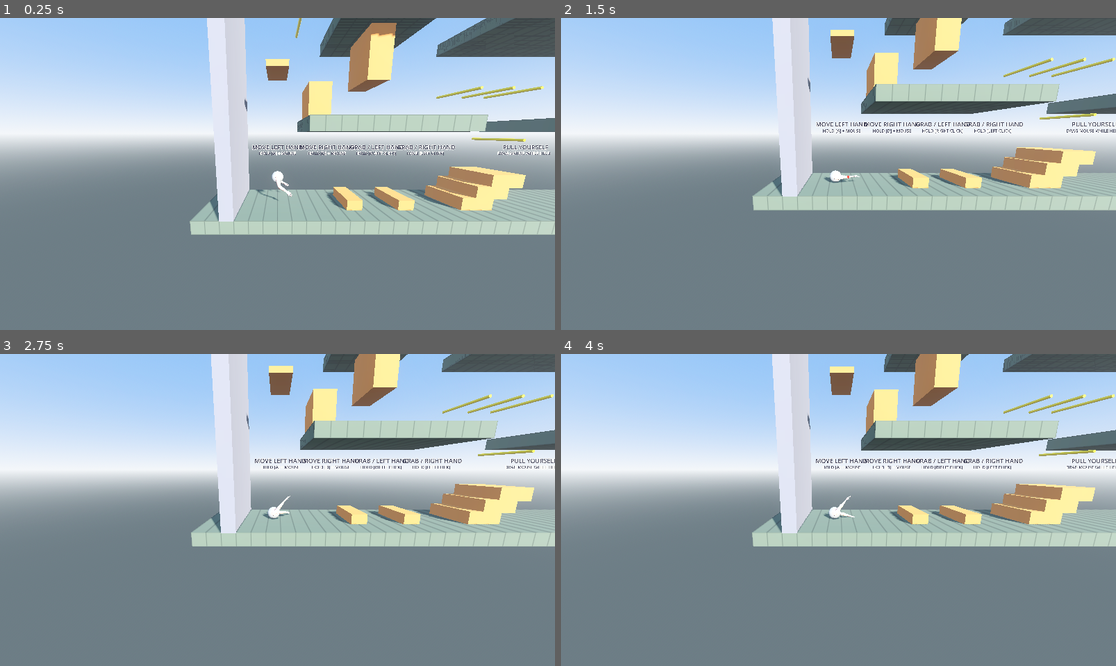
Above: before the commit, frames 1-4 (two rows, left to right).
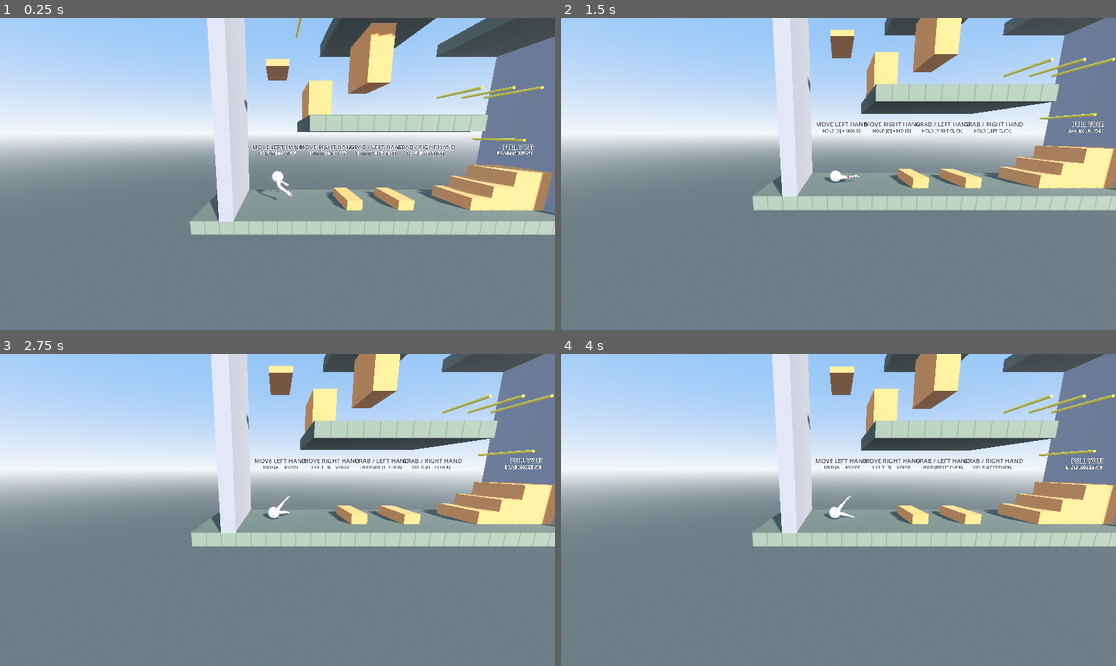
Above: after the commit, the same moments.

Repository: AnuragVinodh/arm-guy-game
Game: Godot game, scene res://scenes/levels/tutorial_level.tscn
Two runs of this game, one before a commit and one after it. Both use one fixed random seed, a clock stepped at 60 frames per second and the inputs below.
Inputs (mouse positions are in pixels of both pictures, inside the frame that each line leads up to):
- Up to frame 1 (0.25 s): no input
- Up to frame 2 (1.5 s): move the mouse to (960, 158) at 0.52 s; hold D 0.53-1.25 s; click (960, 158) at 0.67 s; drag from (727, 189) to (810, 236) at 1.27 s
- Up to frame 3 (2.75 s): move the mouse to (333, 441) at 2.02 s; hold D from 2.03 s (still down)
- Up to frame 4 (4 s): release D at 2.75 s; drag from (810, 572) to (672, 463) at 2.77 s; move the mouse to (1005, 556) at 3.52 s; hold A from 3.53 s (still down)

The runs differ from the first frame. In frame 1, 9.7% of the frame differs, in the area x 34-100%, y 6-66%; in frame 2, 7.9%; in frame 3, 8.0%; in frame 4, 8.0%.

Commit message:
collision and shader fixes

Diff:
--- a/scenes/levels/grid_ground.gdshader
+++ b/scenes/levels/grid_ground.gdshader
@@ -19,7 +19,7 @@
 void fragment() {
 	// Grid is drawn on the X-Y plane (the faces the side-on camera sees).
 	vec2 coord = world_pos.xy / grid_size;
-	vec2 g = abs(fract(coord - 0.5) - 0.5) / fwidth(coord);
+	vec2 g = abs(fract(coord - 0.5) - 0.5) / max(fwidth(coord), vec2(1e-4));
 	float line = 1.0 - min(min(g.x, g.y), 1.0);
 	ALBEDO = mix(base_color, line_color, line);
 	ROUGHNESS = roughness_val;
--- a/scenes/levels/tutorial_level.tscn
+++ b/scenes/levels/tutorial_level.tscn
@@ -59,11 +59,11 @@
 [sub_resource type="BoxShape3D" id="Shp_Floor2L"]
 size = Vector3(11, 1, 8)
 
-[sub_resource type="BoxMesh" id="Box_Floor2R"]
-size = Vector3(12, 1, 8)
-
-[sub_resource type="BoxShape3D" id="Shp_Floor2R"]
-size = Vector3(12, 1, 8)
+[sub_resource type="BoxMesh" id="BoxMesh_jcy27"]
+size = Vector3(9, 1, 8)
+
+[sub_resource type="BoxShape3D" id="BoxShape3D_xl0d0"]
+size = Vector3(9, 1, 8)
 
 [sub_resource type="BoxMesh" id="Box_Floor3A"]
 size = Vector3(6, 1, 8)
@@ -87,10 +87,25 @@
 albedo_color = Color(0.42, 0.42, 0.47, 1)
 roughness = 0.9
 
+[sub_resource type="BoxMesh" id="BoxMesh_61odd"]
+size = Vector3(1, 13, 8)
+
+[sub_resource type="BoxShape3D" id="Shp_LeftWall"]
+size = Vector3(1, 13, 8)
+
+[sub_resource type="BoxMesh" id="BoxMesh_6jffa"]
+size = Vector3(1, 5, 8)
+
+[sub_resource type="BoxShape3D" id="BoxShape3D_61odd"]
+size = Vector3(1, 5, 8)
+
 [sub_resource type="BoxMesh" id="Box_LeftWall"]
 size = Vector3(1, 24, 8)
 
-[sub_resource type="BoxShape3D" id="Shp_LeftWall"]
+[sub_resource type="BoxShape3D" id="BoxShape3D_6jffa"]
+size = Vector3(1, 24, 8)
+
+[sub_resource type="BoxShape3D" id="BoxShape3D_jcy27"]
 size = Vector3(1, 24, 8)
 
 [sub_resource type="BoxMesh" id="Box_FinalRightWall"]
@@ -110,10 +125,34 @@
 size = Vector3(1.2, 0.8, 4)
 
 [sub_resource type="BoxMesh" id="Box_Climb"]
-size = Vector3(2.4, 1, 4)
+size = Vector3(3, 1, 4)
 
 [sub_resource type="BoxShape3D" id="Shp_Climb"]
-size = Vector3(2.4, 1, 4)
+size = Vector3(3, 1, 4)
+
+[sub_resource type="BoxMesh" id="BoxMesh_8r123"]
+size = Vector3(3, 3, 4)
+
+[sub_resource type="BoxShape3D" id="BoxShape3D_bmrm0"]
+size = Vector3(3, 3, 4)
+
+[sub_resource type="BoxMesh" id="BoxMesh_xl0d0"]
+size = Vector3(1.6, 2.5, 4)
+
+[sub_resource type="BoxShape3D" id="BoxShape3D_8r123"]
+size = Vector3(1.6, 2.5, 4)
+
+[sub_resource type="BoxMesh" id="BoxMesh_bmrm0"]
+size = Vector3(1.6, 7, 4)
+
+[sub_resource type="BoxShape3D" id="BoxShape3D_77k6j"]
+size = Vector3(1.6, 7, 4)
+
+[sub_resource type="BoxMesh" id="BoxMesh_d0g56"]
+size = Vector3(1.6, 4, 4)
+
+[sub_resource type="BoxShape3D" id="BoxShape3D_gs1om"]
+size = Vector3(1.6, 4, 4)
 
 [sub_resource type="BoxMesh" id="Box_Ledge"]
 size = Vector3(1.6, 0.4, 4)
@@ -197,15 +236,16 @@
 shape = SubResource("Shp_Floor2L")
 
 [node name="Floor2R" type="StaticBody3D" parent="Terrain"]
-transform = Transform3D(1, 0, 0, 0, 1, 0, 0, 0, 1, 25, 6.5, 0)
+transform = Transform3D(1, 0, 0, 0, 1, 0, 0, 0, 1, 25.475027, 6.5, 0)
 
 [node name="MeshInstance3D" type="MeshInstance3D" parent="Terrain/Floor2R"]
-transform = Transform3D(0.885347, 0, 0, 0, 1, 0, 0, 0, 1, 0.7279663, 0, 0)
+transform = Transform3D(1, 0, 0, 0, 1, 0, 0, 0, 1, 0.7279663, 0, 0)
 material_override = SubResource("Mat_ground")
-mesh = SubResource("Box_Floor2R")
+mesh = SubResource("BoxMesh_jcy27")
 
 [node name="CollisionShape3D" type="CollisionShape3D" parent="Terrain/Floor2R"]
-shape = SubResource("Shp_Floor2R")
+transform = Transform3D(1, 0, 0, 0, 1, 0, 0, 0, 1, 0.7279663, 0, 0)
+shape = SubResource("BoxShape3D_xl0d0")
 
 [node name="Floor3A" type="StaticBody3D" parent="Terrain"]
 transform = Transform3D(1, 0, 0, 0, 1, 0, 0, 0, 1, 7, 13.5, 0)
@@ -237,47 +277,47 @@
 [node name="CollisionShape3D" type="CollisionShape3D" parent="Terrain/FinalFloor"]
 shape = SubResource("Shp_FinalFloor")
 
+[node name="LeftWall2" type="StaticBody3D" parent="Terrain"]
+transform = Transform3D(1, 0, 0, 0, 1, 0, 0, 0, 1, 21.21938, 6.486227, 0)
+
+[node name="MeshInstance3D" type="MeshInstance3D" parent="Terrain/LeftWall2"]
+material_override = SubResource("Mat_wall")
+mesh = SubResource("BoxMesh_61odd")
+
+[node name="CollisionShape3D" type="CollisionShape3D" parent="Terrain/LeftWall2"]
+shape = SubResource("Shp_LeftWall")
+
+[node name="LeftWall3" type="StaticBody3D" parent="Terrain"]
+transform = Transform3D(1, 0, 0, 0, 1, 0, 0, 0, 1, 39.519, 2.5, 0)
+
+[node name="MeshInstance3D" type="MeshInstance3D" parent="Terrain/LeftWall3"]
+material_override = SubResource("Mat_wall")
+mesh = SubResource("BoxMesh_6jffa")
+skeleton = NodePath("../../LeftWall3")
+
+[node name="CollisionShape3D" type="CollisionShape3D" parent="Terrain/LeftWall3"]
+shape = SubResource("BoxShape3D_61odd")
+
+[node name="LeftWall4" type="StaticBody3D" parent="Terrain"]
+transform = Transform3D(1, 0, 0, 0, 1, 0, 0, 0, 1, 39.8155, 23.921402, 0)
+
+[node name="MeshInstance3D" type="MeshInstance3D" parent="Terrain/LeftWall4"]
+material_override = SubResource("Mat_wall")
+mesh = SubResource("Box_LeftWall")
+skeleton = NodePath("../../LeftWall4")
+
+[node name="CollisionShape3D" type="CollisionShape3D" parent="Terrain/LeftWall4"]
+shape = SubResource("BoxShape3D_6jffa")
+
 [node name="LeftWall" type="StaticBody3D" parent="Terrain"]
 transform = Transform3D(1, 0, 0, 0, 1, 0, 0, 0, 1, -3.5, 11.960701, 0)
-
-[node name="LeftWall" type="StaticBody3D" parent="Terrain/LeftWall"]
-transform = Transform3D(1, 0, 0, 0, 1, 0, 0, 0, 1, 43.3155, 11.960701, 0)
-
-[node name="MeshInstance3D" type="MeshInstance3D" parent="Terrain/LeftWall/LeftWall"]
-material_override = SubResource("Mat_wall")
-mesh = SubResource("Box_LeftWall")
-
-[node name="CollisionShape3D" type="CollisionShape3D" parent="Terrain/LeftWall/LeftWall"]
-shape = SubResource("Shp_LeftWall")
-
-[node name="LeftWall" type="StaticBody3D" parent="Terrain/LeftWall/LeftWall"]
-transform = Transform3D(1, 0, 0, 0, 1, 0, 0, 0, 1, 1.7977753, -31.421562, 0)
-
-[node name="MeshInstance3D" type="MeshInstance3D" parent="Terrain/LeftWall/LeftWall/LeftWall"]
-transform = Transform3D(1, 0, 0, 0, 0.2510236, 0, 0, 0, 1.0163167, -2.0759048, 10.031691, 0)
-material_override = SubResource("Mat_wall")
-mesh = SubResource("Box_LeftWall")
-
-[node name="CollisionShape3D" type="CollisionShape3D" parent="Terrain/LeftWall/LeftWall/LeftWall"]
-shape = SubResource("Shp_LeftWall")
-
-[node name="LeftWall" type="StaticBody3D" parent="Terrain/LeftWall/LeftWall/LeftWall"]
-transform = Transform3D(1, 0, 0, 0, 1, 0, 0, 0, 1, -8.311859, 6.4230003, 0)
-
-[node name="MeshInstance3D" type="MeshInstance3D" parent="Terrain/LeftWall/LeftWall/LeftWall/LeftWall"]
-transform = Transform3D(1, 0, 0, 0, 0.3875189, 0, 0, 0, 1.0163167, -2.0759048, 10.031691, 0)
-material_override = SubResource("Mat_wall")
-mesh = SubResource("Box_LeftWall")
-
-[node name="CollisionShape3D" type="CollisionShape3D" parent="Terrain/LeftWall/LeftWall/LeftWall/LeftWall"]
-shape = SubResource("Shp_LeftWall")
 
 [node name="MeshInstance3D" type="MeshInstance3D" parent="Terrain/LeftWall"]
 material_override = SubResource("Mat_wall")
 mesh = SubResource("Box_LeftWall")
 
 [node name="CollisionShape3D" type="CollisionShape3D" parent="Terrain/LeftWall"]
-shape = SubResource("Shp_LeftWall")
+shape = SubResource("BoxShape3D_jcy27")
 
 [node name="FinalRightWall" type="StaticBody3D" parent="Terrain"]
 transform = Transform3D(1, 0, 0, 0, 1, 0, 0, 0, 1, 55.5, 14, 0)
@@ -292,7 +332,7 @@
 [node name="Obstacles" type="Node3D" parent="."]
 
 [node name="Bump1" type="StaticBody3D" parent="Obstacles"]
-transform = Transform3D(1, 0, 0, 0, 1, 0, 0, 0, 1, 6, 0.4, 0)
+transform = Transform3D(1, 0, 0, 0, 1, 0, 0, 0, 1, 6, 0.39, 0)
 
 [node name="MeshInstance3D" type="MeshInstance3D" parent="Obstacles/Bump1"]
 material_override = SubResource("Mat_ledge")
@@ -302,7 +342,7 @@
 shape = SubResource("Shp_Bump")
 
 [node name="Bump2" type="StaticBody3D" parent="Obstacles"]
-transform = Transform3D(1, 0, 0, 0, 1, 0, 0, 0, 1, 10, 0.4, 0)
+transform = Transform3D(1, 0, 0, 0, 1, 0, 0, 0, 1, 10, 0.39, 0)
 
 [node name="MeshInstance3D" type="MeshInstance3D" parent="Obstacles/Bump2"]
 material_override = SubResource("Mat_ledge")
@@ -312,7 +352,7 @@
 shape = SubResource("Shp_Bump")
 
 [node name="Climb1" type="StaticBody3D" parent="Obstacles"]
-transform = Transform3D(1, 0, 0, 0, 1, 0, 0, 0, 1, 15.5, 0.5, 0)
+transform = Transform3D(1, 0, 0, 0, 1, 0, 0, 0, 1, 16.5, 0.49, 0)
 
 [node name="MeshInstance3D" type="MeshInstance3D" parent="Obstacles/Climb1"]
 material_override = SubResource("Mat_ledge")
@@ -322,7 +362,7 @@
 shape = SubResource("Shp_Climb")
 
 [node name="Climb2" type="StaticBody3D" parent="Obstacles"]
-transform = Transform3D(1, 0, 0, 0, 1, 0, 0, 0, 1, 16.5, 1.4, 0)
+transform = Transform3D(1, 0, 0, 0, 1, 0, 0, 0, 1, 18, 1.4, 0)
 
 [node name="MeshInstance3D" type="MeshInstance3D" parent="Obstacles/Climb2"]
 material_override = SubResource("Mat_ledge")
@@ -332,53 +372,52 @@
 shape = SubResource("Shp_Climb")
 
 [node name="Climb3" type="StaticBody3D" parent="Obstacles"]
-transform = Transform3D(1, 0, 0, 0, 1, 0, 0, 0, 1, 17.5, 2.3, 0)
+transform = Transform3D(1, 0, 0, 0, 1, 0, 0, 0, 1, 19.5, 1.49, 0)
 
 [node name="MeshInstance3D" type="MeshInstance3D" parent="Obstacles/Climb3"]
 material_override = SubResource("Mat_ledge")
-mesh = SubResource("Box_Climb")
+mesh = SubResource("BoxMesh_8r123")
 
 [node name="CollisionShape3D" type="CollisionShape3D" parent="Obstacles/Climb3"]
-shape = SubResource("Shp_Climb")
+shape = SubResource("BoxShape3D_bmrm0")
 
 [node name="Ledges" type="Node3D" parent="."]
 
 [node name="Z1" type="StaticBody3D" parent="Ledges"]
-transform = Transform3D(1, 0, 0, 0, 4.859383, 0, 0, 0, 1, 3, 8.2, 0)
+transform = Transform3D(1, 0, 0, 0, 1, 0, 0, 0, 1, 3, 8.2, 0)
 
 [node name="MeshInstance3D" type="MeshInstance3D" parent="Ledges/Z1"]
-transform = Transform3D(1, 0, 0, 0, 1.2573375, 0, 0, 0, 1, 0, 0, 0)
-material_override = SubResource("Mat_ledge")
-mesh = SubResource("Box_Ledge")
+material_override = SubResource("Mat_ledge")
+mesh = SubResource("BoxMesh_xl0d0")
 
 [node name="CollisionShape3D" type="CollisionShape3D" parent="Ledges/Z1"]
-shape = SubResource("Shp_Ledge")
+shape = SubResource("BoxShape3D_8r123")
+
+[node name="Z4" type="StaticBody3D" parent="Ledges"]
+transform = Transform3D(1, 0, 0, 0, 1, 0, 0, 0, 1, 30.355778, 16.50728, 0)
+
+[node name="MeshInstance3D" type="MeshInstance3D" parent="Ledges/Z4"]
+material_override = SubResource("Mat_ledge")
+mesh = SubResource("BoxMesh_bmrm0")
+skeleton = NodePath("../../Z4")
+
+[node name="CollisionShape3D" type="CollisionShape3D" parent="Ledges/Z4"]
+shape = SubResource("BoxShape3D_77k6j")
 
 [node name="Z2" type="StaticBody3D" parent="Ledges"]
-transform = Transform3D(1, 0, 0, 0, 8.91, 0, 0, 0, 1, 7, 11.302267, 0)
+transform = Transform3D(1, 0, 0, 0, 1, 0, 0, 0, 1, 7, 11.302267, 0)
 
 [node name="MeshInstance3D" type="MeshInstance3D" parent="Ledges/Z2"]
 material_override = SubResource("Mat_ledge")
-mesh = SubResource("Box_Ledge")
+mesh = SubResource("BoxMesh_d0g56")
 
 [node name="CollisionShape3D" type="CollisionShape3D" parent="Ledges/Z2"]
-shape = SubResource("Shp_Ledge")
-
-[node name="Z2" type="StaticBody3D" parent="Ledges/Z2"]
-transform = Transform3D(1, 0, 0, 0, 1.636671, 0, 0, 0, 1, 23.355778, 0.58417666, 0)
-
-[node name="MeshInstance3D" type="MeshInstance3D" parent="Ledges/Z2/Z2"]
-material_override = SubResource("Mat_ledge")
-mesh = SubResource("Box_Ledge")
-
-[node name="CollisionShape3D" type="CollisionShape3D" parent="Ledges/Z2/Z2"]
-shape = SubResource("Shp_Ledge")
+shape = SubResource("BoxShape3D_gs1om")
 
 [node name="Z3" type="StaticBody3D" parent="Ledges"]
-transform = Transform3D(1, 0, 0, 0, 1, 0, 0, 0, 1, 3, 10.6, 0)
+transform = Transform3D(1, 0, 0, 0, 1, 0, 0, 0, 1, 0, 10.6, 0)
 
 [node name="MeshInstance3D" type="MeshInstance3D" parent="Ledges/Z3"]
-transform = Transform3D(1, 0, 0, 0, 1, 0, 0, 0, 1, -3, 0, 0)
 material_override = SubResource("Mat_ledge")
 mesh = SubResource("Box_Ledge")
 
Not shown: 1 places in scenes/levels/tutorial_level.tscn that only renumber resources
